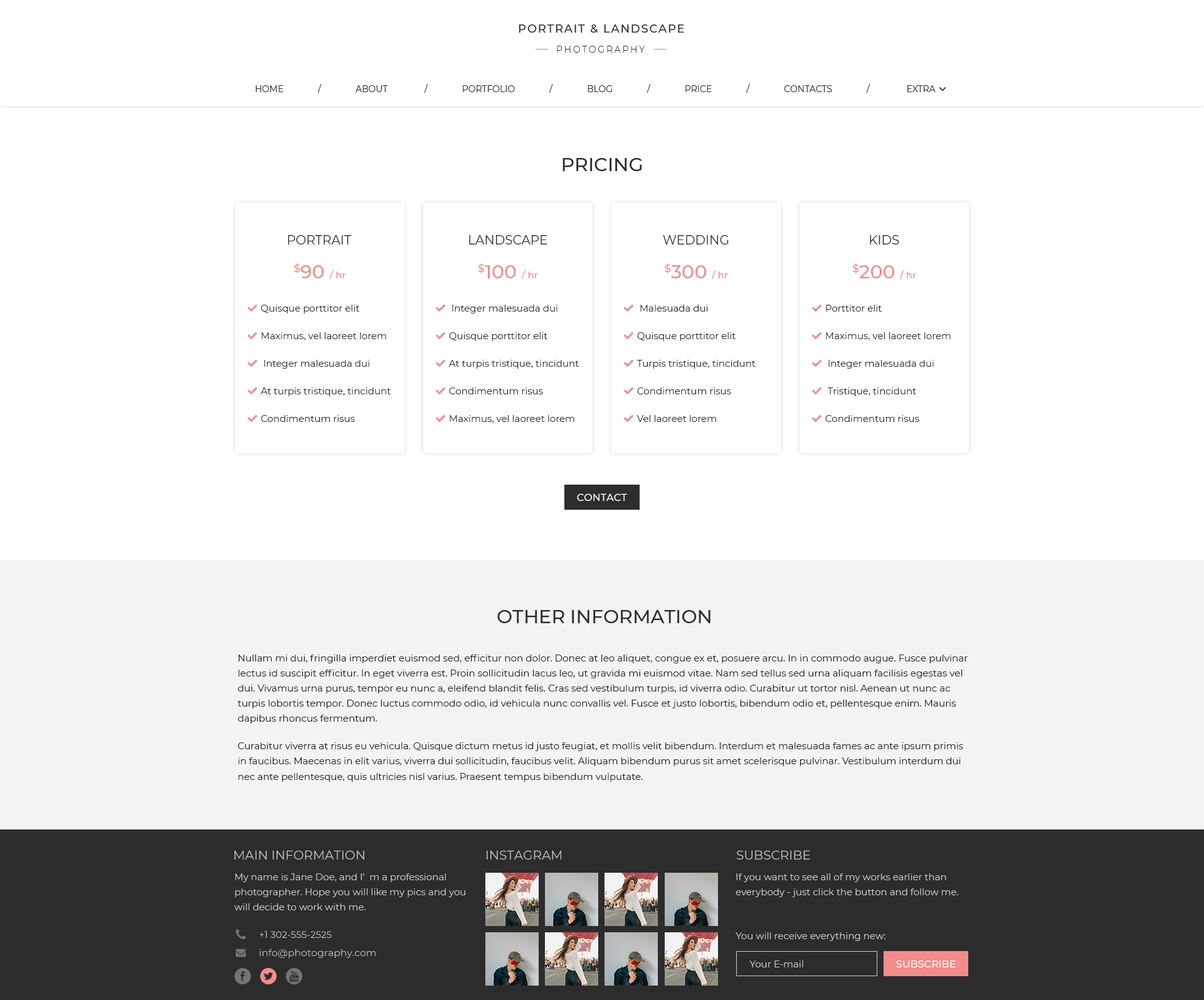
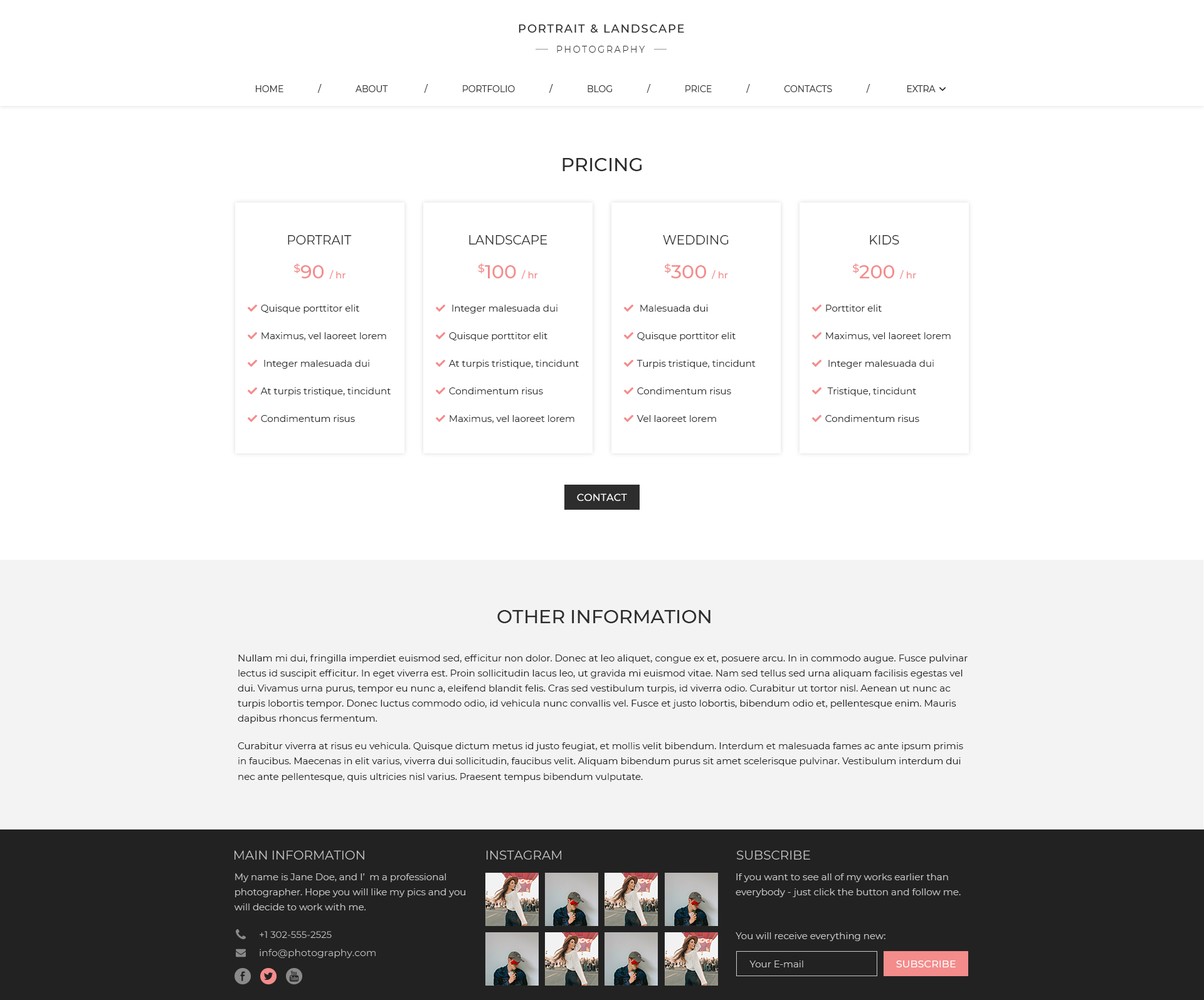
The second 1204 × 1000 image is a revision of the first. Changes to its layers:
painted on "footer" over box(0, 829, 1204, 1000)
